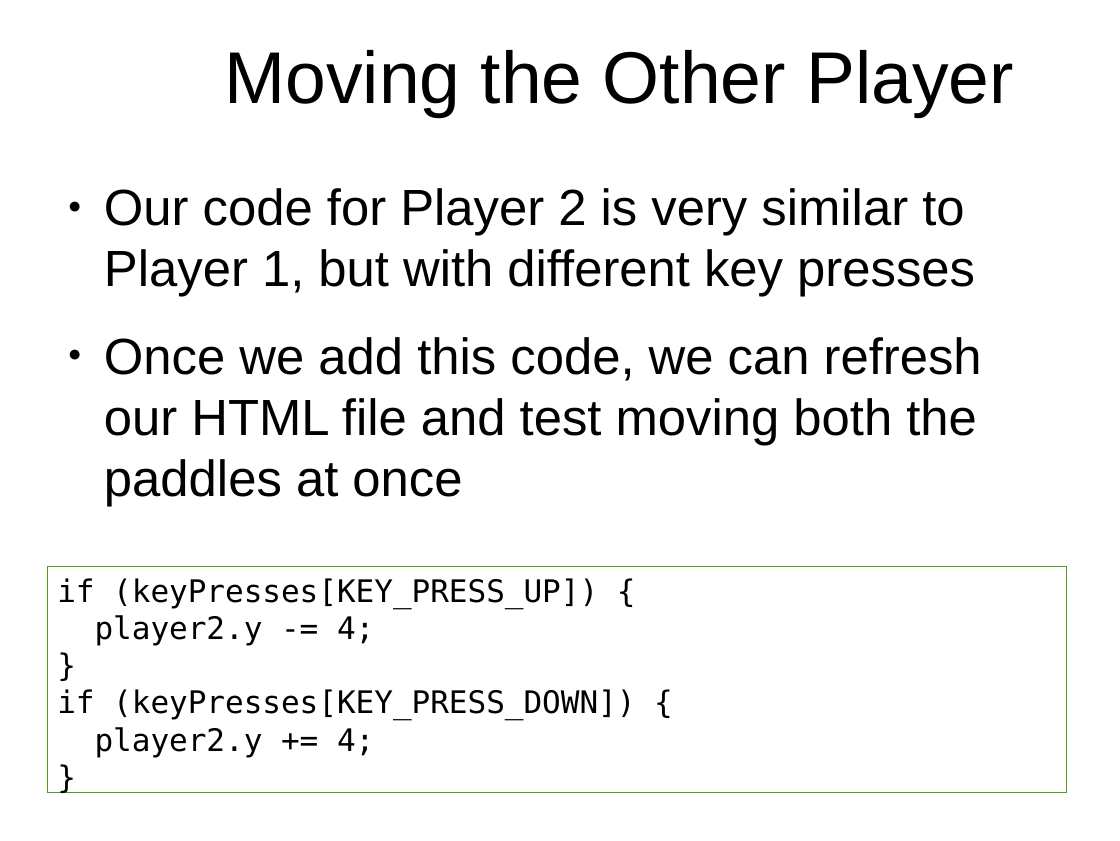
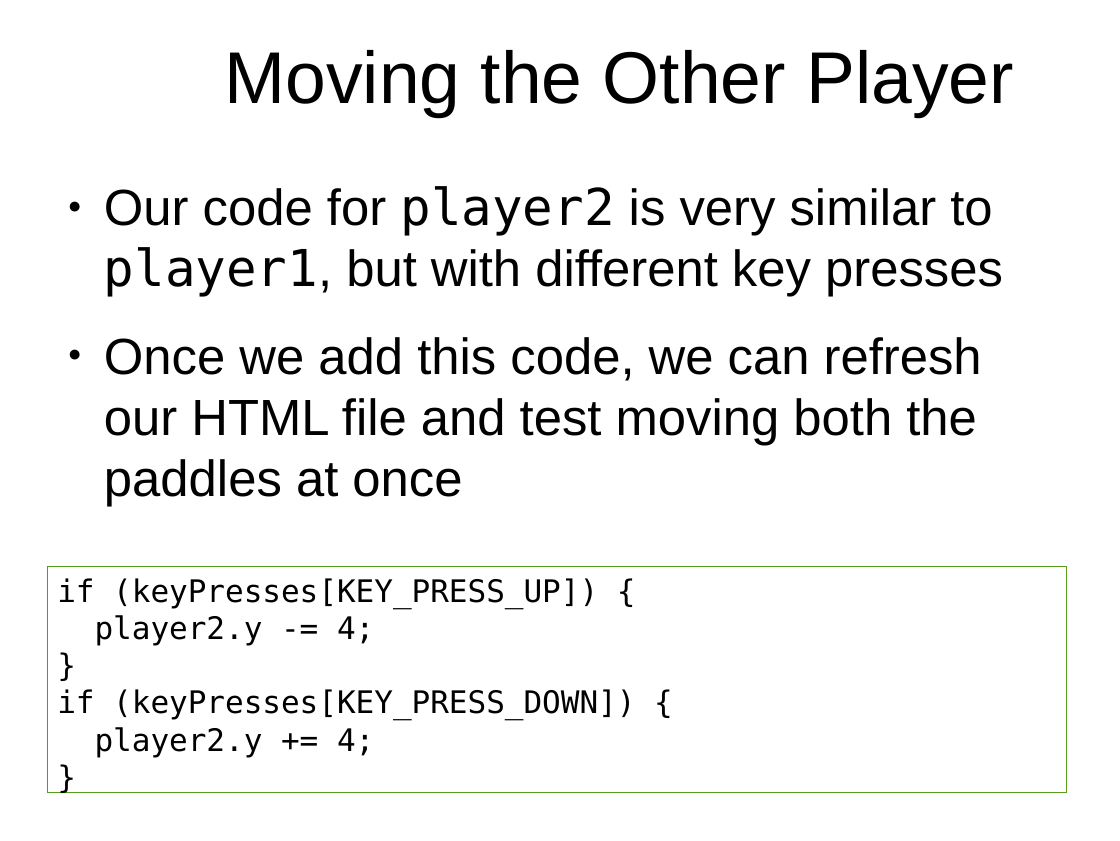
Before and after one commit to hillylew/PaddleBattle, a slide deck: slide 17 of PaddleBattle - Explorathon.odp. Drawn at 1120x841 pixels with LibreOffice and Linux fonts; fonts in the diff are those of the drawing; background and template pictures are left out. Boxes give left, top, right and bottom in pixels: in the first picture for what was removed or moved away, otherwise in the second. Text is boxed around its words. In the diff, an @@ line names an element or a change of style, - is before the commit and + after.

```diff
--- a/PaddleBattle - Explorathon.odp
+++ b/PaddleBattle - Explorathon.odp
@@ text at (104,186,1003,297): text changed @@
-● Our code for Player 2 is very similar to Player 1, but with different key presses
+● Our code for player2 is very similar to player1, but with different key presses
```
Also in this commit, not shown: 18 other slides changed, 3 other files.
